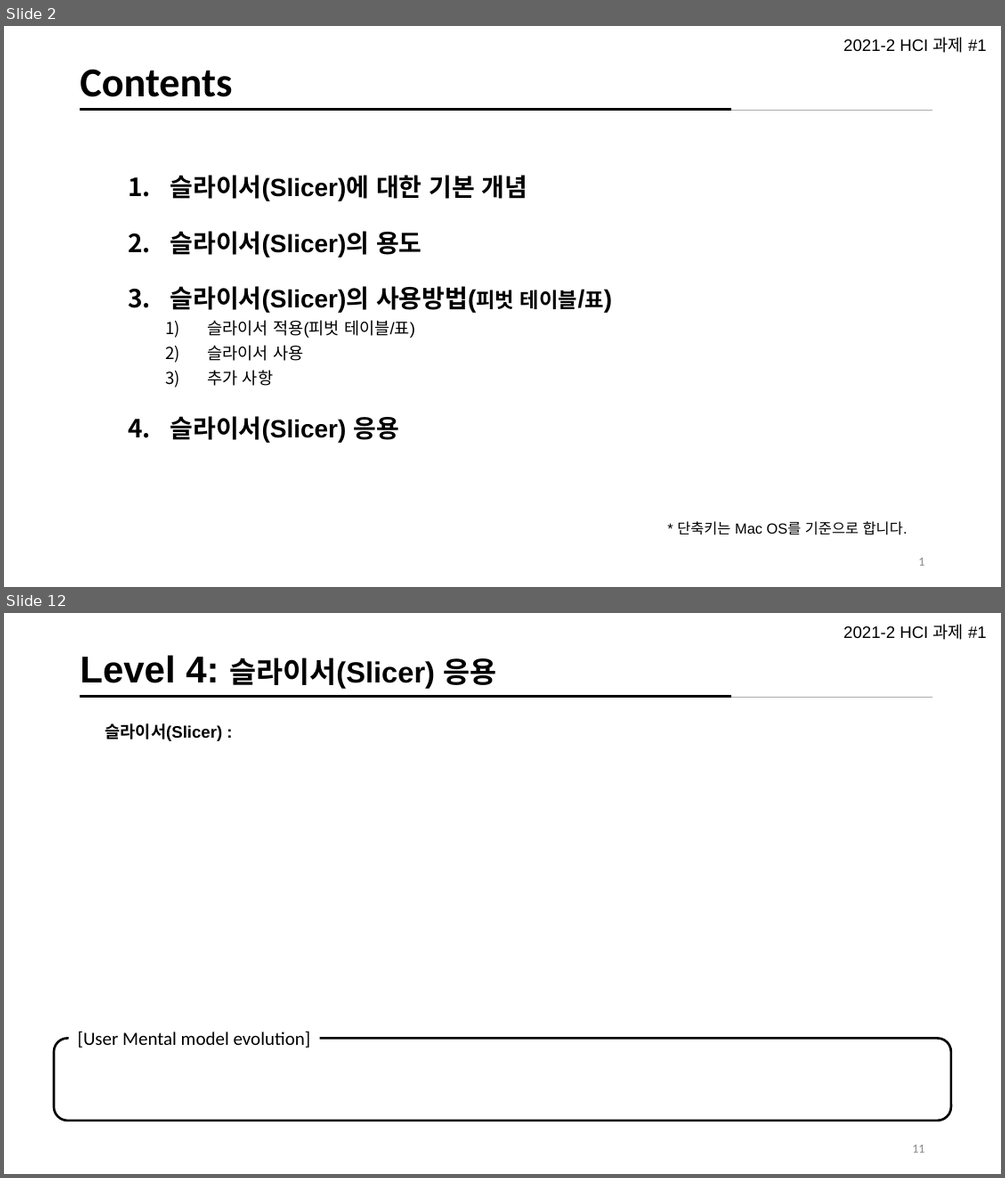
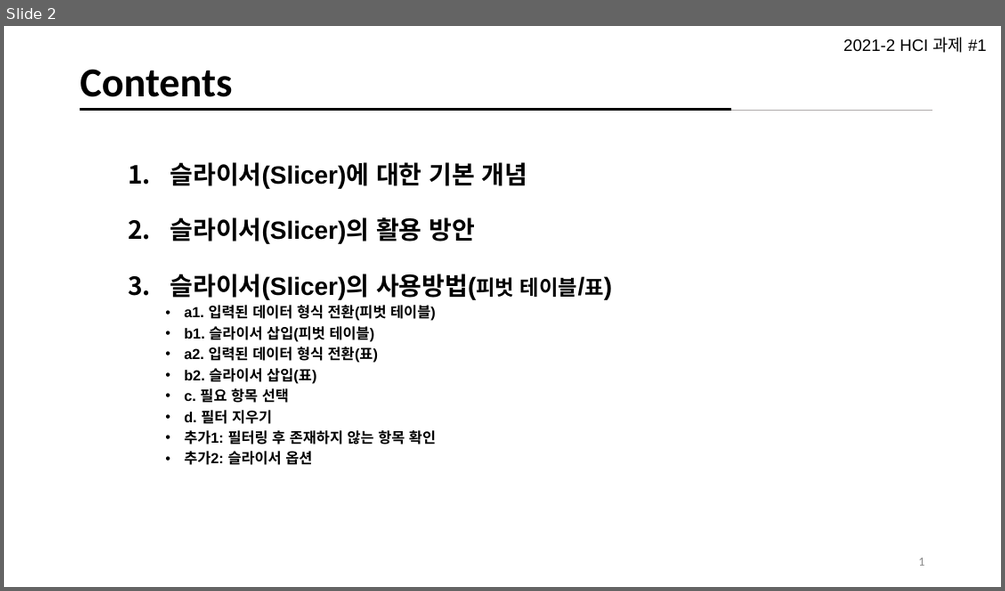
Before and after one commit to Jeeseob/homework2021-2, a slide deck: user-interface/week3/UI_Mental Model_김지섭.pptx. Shown one above the other, each under a label of ours: slides 2 and 12 before the commit, slide 2 after it; the slides between them are not shown. The pictures are 1005x1178 and 1005x591 pixels, drawn with LibreOffice and Linux fonts; fonts in the diff are those of the drawing. Boxes give left, top, right and bottom in pixels: in the first picture for what was removed or moved away, otherwise in the second. Text is boxed around its words. In the diff, an @@ line names an element or a change of style, - is before the commit and + after.

```diff
--- a/user-interface/week3/UI_Mental Model_김지섭.pptx
+++ b/user-interface/week3/UI_Mental Model_김지섭.pptx
@@ slide 12 removed at (x1=4, y1=613, x2=1001, y2=1174), background #FFFFFF; not listed: 3 template elements that a slide beside it also shows @@
@@ title removed at (x1=80, y1=655, x2=496, y2=689) @@
-Level 4: 슬라이서(Slicer) 응용
@@ text removed at (x1=105, y1=723, x2=223, y2=741) @@
-슬라이서(Slicer) :
@@ rounded rectangle removed at (x1=54, y1=1038, x2=952, y2=1120) @@
@@ text removed at (x1=78, y1=1030, x2=311, y2=1047) @@
-[User Mental model evolution]
@@ page number removed at (x1=912, y1=1144, x2=924, y2=1152) @@
-11
@@ slide 2 changed as well @@
@@ text "슬라이서(Slicer)에 대한 기본 개념" moved from (x1=170, y1=175, x2=603, y2=443) to (x1=170, y1=162, x2=603, y2=465) @@
@@ text at (x1=170, y1=217, x2=475, y2=244): text changed @@
-2. 슬라이서(Slicer)의 용도
+2. 슬라이서(Slicer)의 활용 방안
@@ text at (x1=184, y1=305, x2=436, y2=465): text changed; size 16 to 14 pt; bold on @@
-  1) 슬라이서 적용(피벗 테이블/표)
-  2) 슬라이서 사용
-  3) 추가 사항
-4. 슬라이서(Slicer) 응용
+  • a1. 입력된 데이터 형식 전환(피벗 테이블)
+  • b1. 슬라이서 삽입(피벗 테이블)
+  • a2. 입력된 데이터 형식 전환(표)
+  • b2. 슬라이서 삽입(표)
+  • c. 필요 항목 선택
+  • d. 필터 지우기
+  • 추가1: 필터링 후 존재하지 않는 항목 확인
+  • 추가2: 슬라이서 옵션
@@ text removed at (x1=677, y1=521, x2=907, y2=535) @@
-* 단축키는 Mac OS를 기준으로 합니다.
```
Also in this commit, not shown: 10 other slides changed, 1 slide added, 1 other slide removed, 5 other files.
